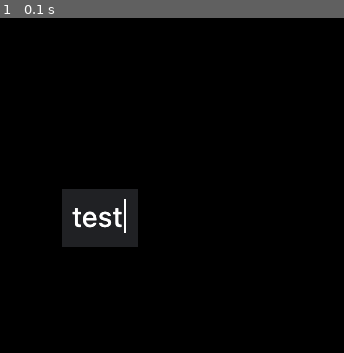
Above: before the commit, frame 1.
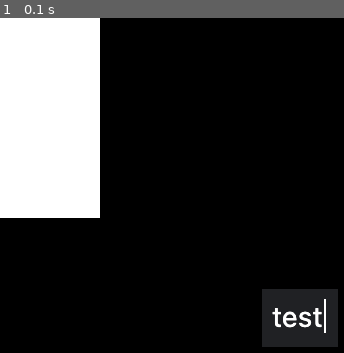
Above: after the commit, the same moment.

Repository: marcusTsng/goal_app
Game: pygame game, started from main.py
Two runs of this game, one before a commit and one after it. Both use one fixed random seed, a clock stepped at 60 frames per second and the inputs below.
Inputs:
- Up to frame 1 (0.1 s): no input

The runs differ from the first frame. In frame 1, 24% of the frame differs, in the area x 0-99%, y 0-99%.

Commit message:
created seperate frameworks for image sprites and rect sprites

Diff:
--- a/main.py
+++ b/main.py
@@ -46,7 +46,9 @@
 
 ### SPRITES AND OTHER VARIABLES
 BG_COLOUR = (0,0,0)
-sprite = Sprite("placeholder.png", 100, 200)
+# sprite = Sprite("placeholder.png", 100, 200)
+sprite = RectSprite((255,255,255), 100, 200, 0, 0)
+img = ImageSprite("placeholder.png", 300, 300)
 
 ### MAIN GAME LOOP
 running = True
--- a/pygame_objs.py
+++ b/pygame_objs.py
@@ -5,22 +5,15 @@
 class Sprite:
     active_sprites = []
 
-    def __init__(self, path, x=0, y=0):
+    def __init__(self, w, l, x=0, y=0):
         Sprite.active_sprites.append(self)
         self.active = True
-
-        try:
-            self.img = pygame.image.load(f"Assets/{path}").convert_alpha()
-        except pygame.error as e:
-            self.img = pygame.image.load(f"Assets/placeholder.png").convert_alpha()
-
-        self.rect = self.img.get_rect(center=(x,y))
+        self.rect = pygame.Rect(x, y, w, l)
 
     def set_pos(self, x, y):  self.rect.center = (x,y)
     def get_pos(self): return self.rect.center[0], self.rect.center[1]
 
-    def display(self):
-        screen.blit(self.img, self.rect)
+    def display(self): pass
 
     def set_active(self, active=True):
         self.active = active
@@ -33,14 +26,20 @@
             if not x.active: x.set_active(False)
             else: x.display()
 
-class Button(Sprite):
-    def __init__(self):
-        super().__init__()
+class ImageSprite(Sprite):
+    def __init__(self, path, x=0, y=0):
+        super().__init__(0, 0, x, y)
+        try:
+            self.img = pygame.image.load(f"Assets/{path}").convert_alpha()
+        except pygame.error as e:
+            self.img = pygame.image.load(f"Assets/placeholder.png").convert_alpha()
+        self.rect = self.img.get_rect(center=(x,y))
+    def display(self):
+        screen.blit(self.img, self.rect)
 
-class Tile(Sprite):
-    def __init__(self):
-        super().__init__()
-
-class Structure(Sprite):
-    def __init__(self):
-        super().__init__()
+class RectSprite(Sprite):
+    def __init__(self, fill, w, l, x=0, y=0):
+        super().__init__(w, l, x, y)
+        self.fill = fill
+    def display(self):
+        pygame.draw.rect(screen, self.fill, self.rect)
